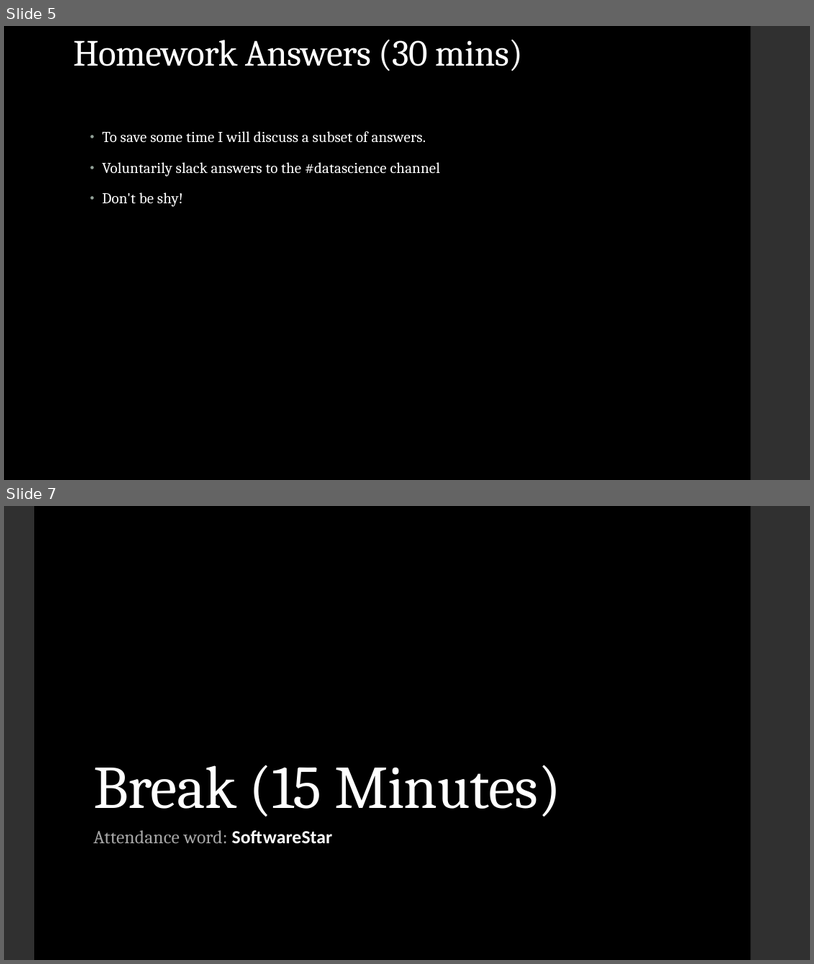
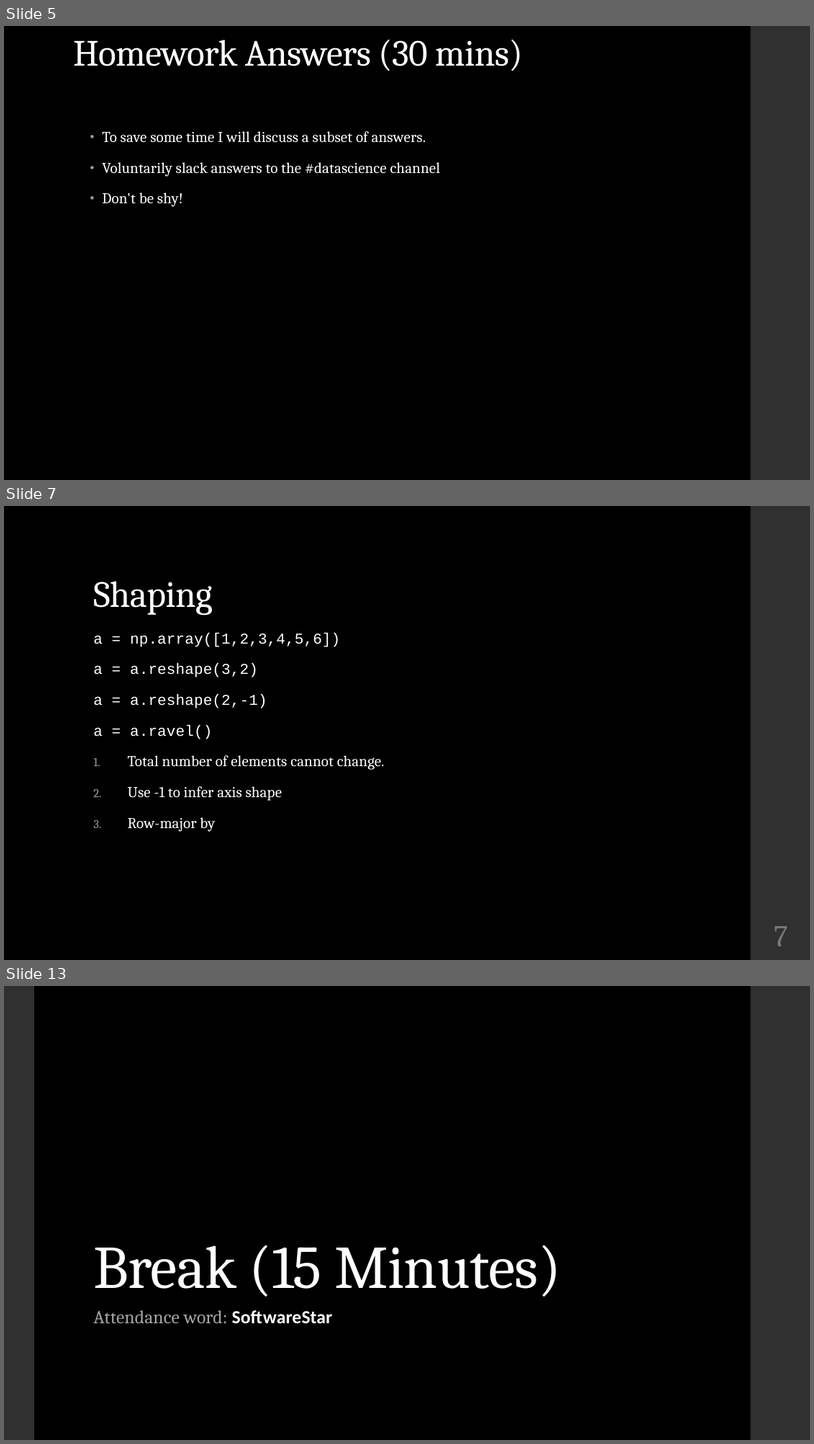
Before and after one commit to LaunchCoderGirlSTL/Data-Science-Assignments, a slide deck: course_material/week_04/week_04_presentation.pptx. Shown one above the other, each under a label of ours: slides 5 and 7 before the commit, slides 5, 7 and 13 after it; the slides between them are not shown. The pictures are 814x964 and 814x1444 pixels, drawn with LibreOffice and Linux fonts; fonts in the diff are those of the drawing. Boxes give left, top, right and bottom in pixels: in the first picture for what was removed or moved away, otherwise in the second. Text is boxed around its words. In the diff, an @@ line names an element or a change of style, - is before the commit and + after.

```diff
--- a/course_material/week_04/week_04_presentation.pptx
+++ b/course_material/week_04/week_04_presentation.pptx
@@ slide 7 added at (4, 506, 810, 960), background #000000; not listed: 1 template element that a slide beside it also shows @@
@@ title added at (93, 581, 212, 615), 44 pt, text #FFFFFF @@
+Shaping
@@ text added at (93, 633, 385, 831), 18 pt, text #FFFFFF @@
+a = np.array([1,2,3,4,5,6])
+a = a.reshape(3,2)
+a = a.reshape(2,-1)
+a = a.ravel()
+1. Total number of elements cannot change.
+2. Use -1 to infer axis shape
+3. Row-major by
@@ page number added at (774, 926, 789, 946), 36 pt, text #777777 @@
+7
@@ what was slide 7 is now slide 13 @@
```
Also in this commit, not shown: 1 slide changed, 7 other slides added.
